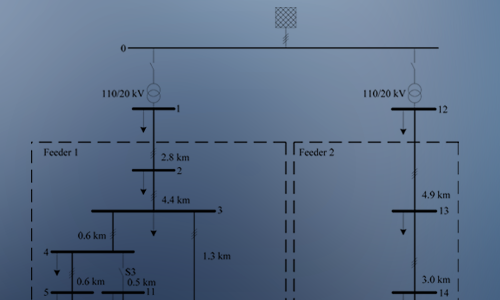
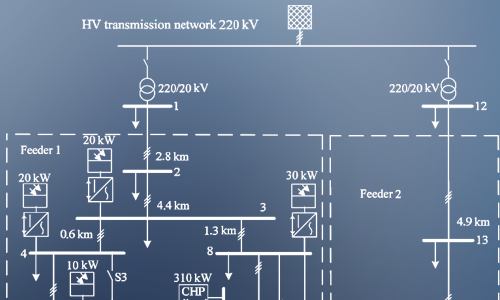
Layer changes from the first 500x300 image to the second:
added layer "Ebene 9" above "CIGRE" over left=6, top=5, right=500, bottom=300
hid "CIGRE" over left=31, top=7, right=459, bottom=300
